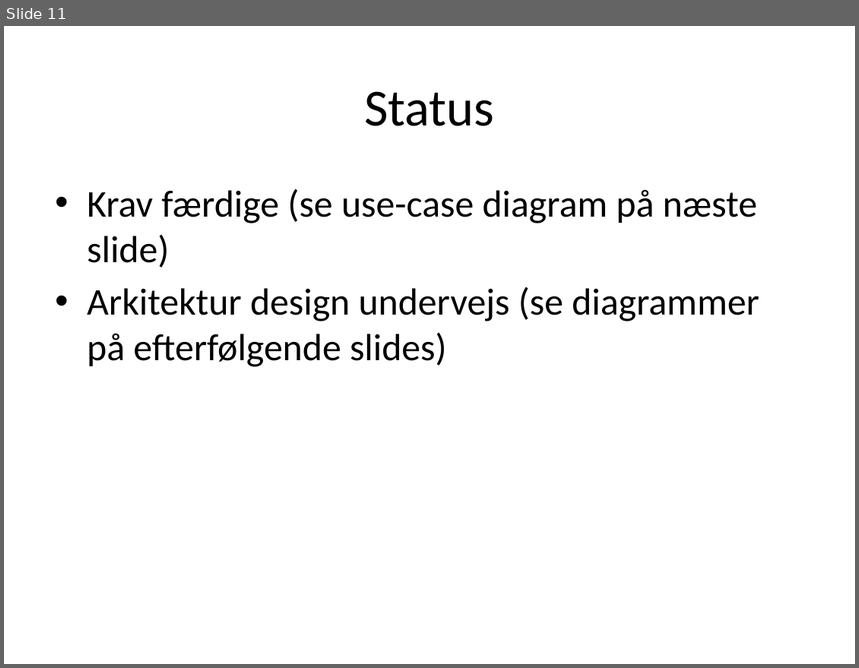
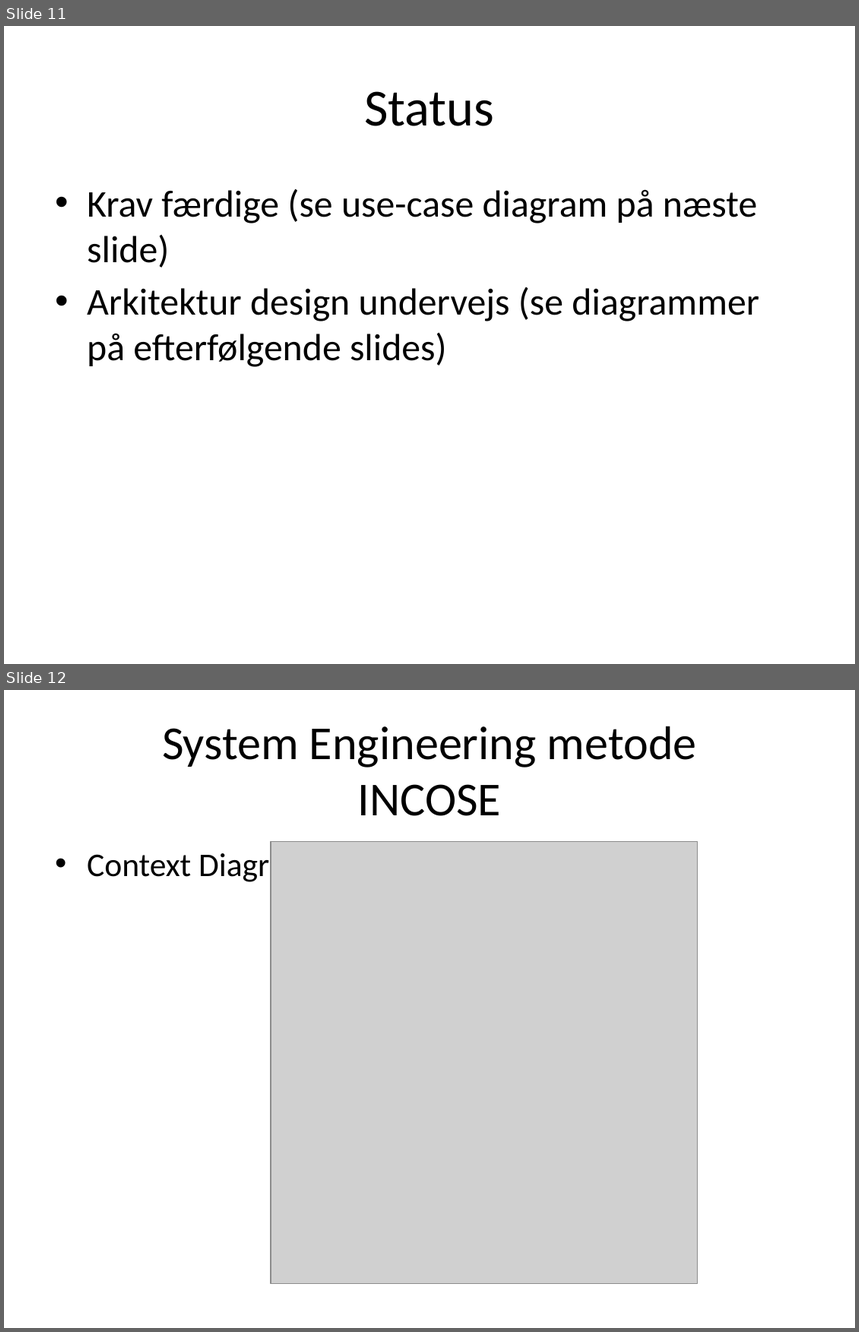
Before and after one commit to ahpoder/masterofit2009, a slide deck: syseng_hwco/proj/Artifact/Presentations/Presentation_11_02_11.pptx. Shown one above the other, each under a label of ours: slide 11 before the commit, slides 11 and 12 after it. The pictures are 859x668 and 859x1332 pixels, drawn with LibreOffice and Linux fonts; fonts in the diff are those of the drawing; grey boxes stand for pictures. Boxes give left, top, right and bottom in pixels: in the first picture for what was removed or moved away, otherwise in the second. Text is boxed around its words. In the diff, an @@ line names an element or a change of style, - is before the commit and + after.

Commit message:
BDD og IBD diagrammer tilføjet

```diff
--- a/syseng_hwco/proj/Artifact/Presentations/Presentation_11_02_11.pptx
+++ b/syseng_hwco/proj/Artifact/Presentations/Presentation_11_02_11.pptx
@@ slide 12 added at box(4, 690, 855, 1328), background #FFFFFF @@
@@ title added at box(162, 726, 697, 816), 40 pt, text #000000 @@
+System Engineering metode
+INCOSE
@@ text added at box(87, 849, 311, 885), 28 pt, text #000000 @@
+• Context Diagram
@@ picture added at box(271, 841, 698, 1284) @@
```
Also in this commit, not shown: 6 other slides added.
